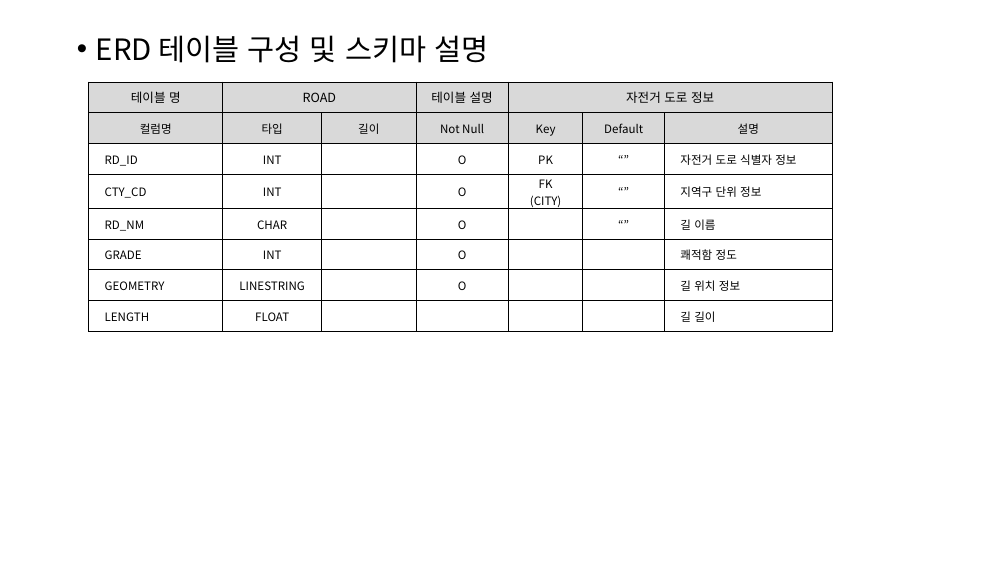
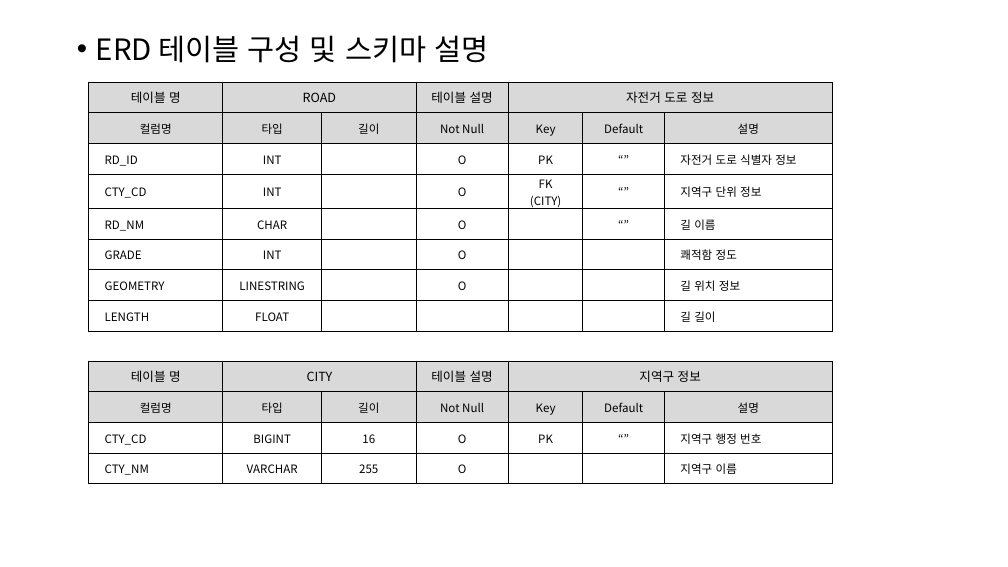
Before and after one commit to hahahahohohoho/mini_project, a slide deck: slide 31 of 빅데이터프로젝트계획서 (1).pptx. Drawn at 1008x567 pixels with LibreOffice and Linux fonts; fonts in the diff are those of the drawing. Boxes give left, top, right and bottom in pixels: in the first picture for what was removed or moved away, otherwise in the second. Text is boxed around its words. In the diff, an @@ line names an element or a change of style, - is before the commit and + after.

```diff
--- a/빅데이터프로젝트계획서 (1).pptx
+++ b/빅데이터프로젝트계획서 (1).pptx
@@ table added at [88, 361, 833, 484], 4 rows, 7 columns @@
+테이블 명 | CITY |  | 테이블 설명 | 지역구 정보 |  | 
+컬럼명 | 타입 | 길이 | Not Null | Key | Default | 설명
+CTY_CD | BIGINT | 16 | O | PK | “” | 지역구 행정 번호
+CTY_NM | VARCHAR | 255 | O |  |  | 지역구 이름
```
Also in this commit, not shown: 1 slide removed, 7 other files.
